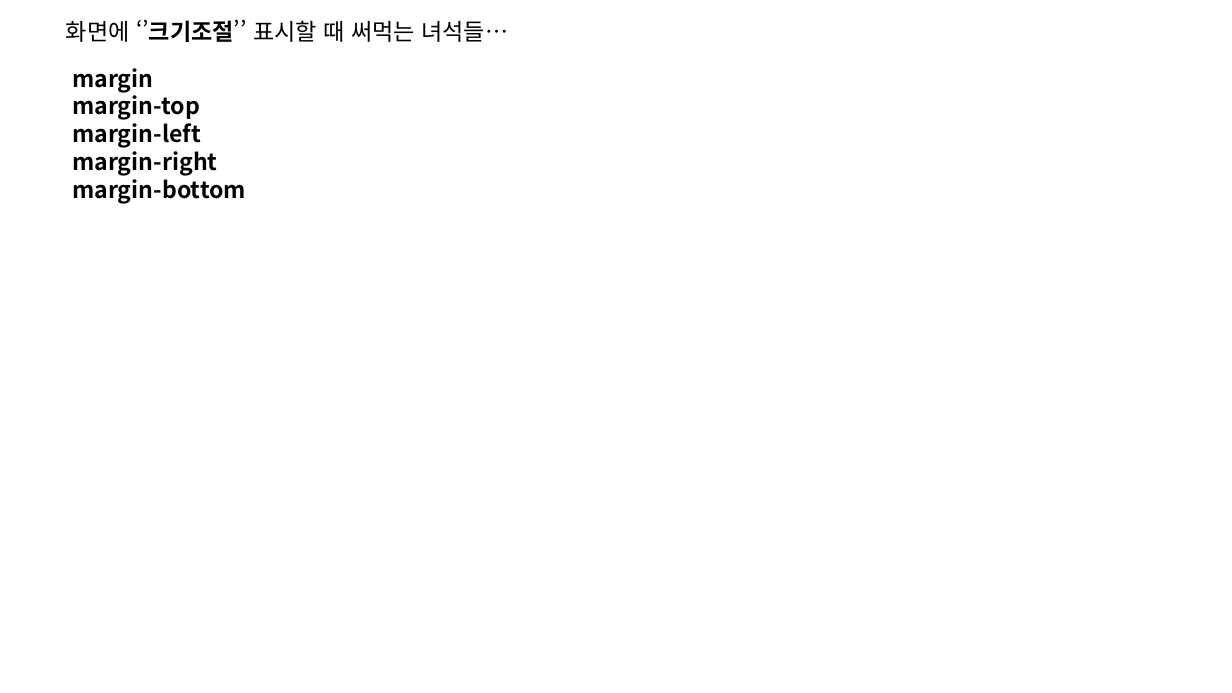
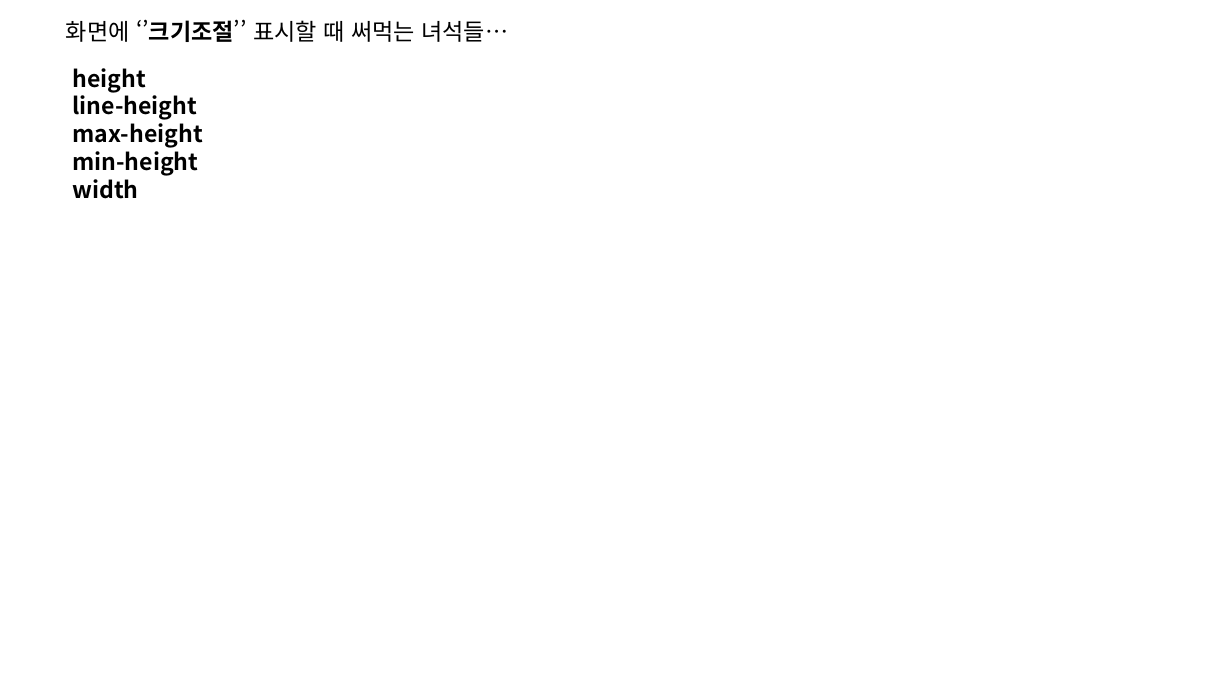
Before and after one commit to sonyoungsik/------, a slide deck: slide 5 of HTML(전체)/5월 11일 폴더/3강 과제 제출(손영식).pptx. Drawn at 1232x693 pixels with LibreOffice and Linux fonts; fonts in the diff are those of the drawing. Boxes give left, top, right and bottom in pixels: in the first picture for what was removed or moved away, otherwise in the second. Text is boxed around its words. In the diff, an @@ line names an element or a change of style, - is before the commit and + after.

Commit message:
3강 pdf, pptx 크기조절 내용 중 일부 수정

```diff
--- a/HTML(전체)/5월 11일 폴더/3강 과제 제출(손영식).pptx
+++ b/HTML(전체)/5월 11일 폴더/3강 과제 제출(손영식).pptx
@@ text at (72, 68, 203, 199): text changed @@
-margin
-margin-top
-margin-left
-margin-right
-margin-bottom
+height
+line-height
+max-height
+min-height
+width
```
Also in this commit, not shown: 1 other file.
